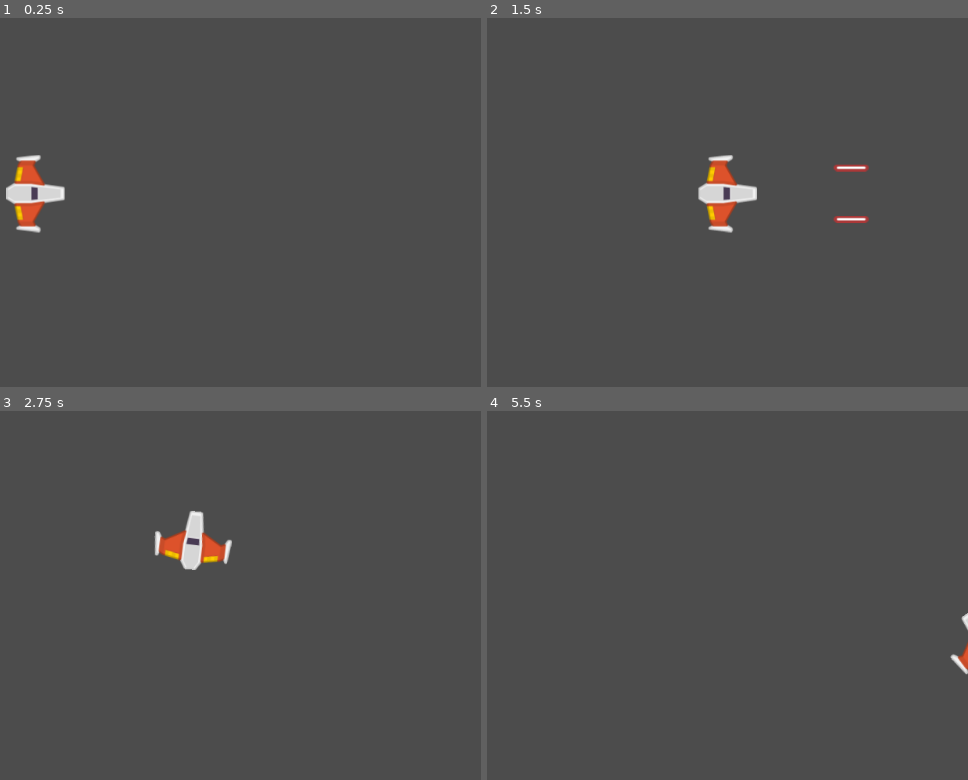
Above: before the commit, frames 1-4 (two rows, left to right).
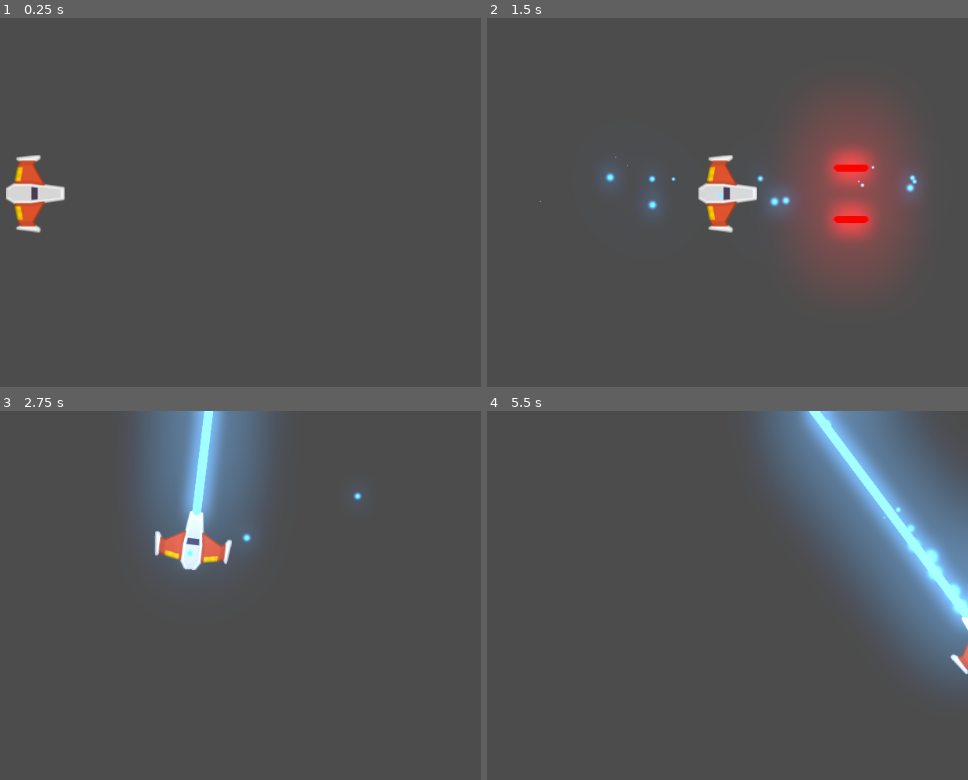
Above: after the commit, the same moments.

Repository: Raizu548/Meteoritos_Juegos
Game: Godot game, scene res://Juego/Niveles/NivelTest.tscn
Same seed, same stepped clock (60 frames per second), same inputs: the game is played once before the commit and once after it.
Inputs:
- Up to frame 1 (0.25 s): no input
- Up to frame 2 (1.5 s): tap Enter at 0.5 s; hold W (mover_adelante) 0.53-1.28 s; hold K (disparo_secundario, bound only after the commit) 0.53-1.28 s; hold S (mover_atras) from 1.28 s (still down); tap J (disparo_principal) at 1.35 s
- Up to frame 3 (2.75 s): tap K (disparo_secundario, bound only after the commit) at 1.55, 2.3 s; release S (mover_atras) at 2.03 s; hold W (mover_adelante) from 2.03 s (still down); hold A (rotar_antihorario) from 2.03 s (still down)
- Up to frame 4 (5.5 s): release A (rotar_antihorario) at 2.78 s; tap D (rotar_horario) at 2.85 s; tap K (disparo_secundario, bound only after the commit) at 3.05, 4.35 s; release W (mover_adelante) at 3.53 s; hold K (disparo_secundario, bound only after the commit) 3.53-4.28 s; hold S (mover_atras) from 3.53 s (still down); tap Space at 4.25 s; hold K (disparo_secundario, bound only after the commit) from 5.03 s (still down); tap J (disparo_principal) at 5.1 s

The runs differ from the first frame. In frame 2, 11% of the frame differs, in the area x 10-90%, y 23-73%; in frame 3, 10%; in frame 4, 20%, in the area x 56-100%, y 0-75%.

Commit message:
Laser y modi. Enviroment
- Se agrego el arma secundario
- Se modifico el default_env
- Se agrego el efecto Grow
- Se modifico el script Player para agregar el laser

Diff:
--- a/Juego/Naves/Player/Player.gd
+++ b/Juego/Naves/Player/Player.gd
@@ -11,9 +11,18 @@
 
 ## Atributos onready
 onready var canion: Canion = $Canion
+onready var laser: RayoLaser = $LaserBeam2D
 
 
 ## Metodos
+func _unhandled_input(event: InputEvent) -> void:
+	# Disparo Rayo
+	if event.is_action_pressed("disparo_secundario"):
+		laser.set_is_casting(true)
+
+	if event.is_action_released("disparo_secundario"):
+		laser.set_is_casting(false)
+
 func _integrate_forces(state: Physics2DDirectBodyState) -> void:
 	apply_torque_impulse(dir_rotacion * potencia_rotacion)
 	apply_central_impulse(empuje.rotated(rotation))
--- a/Juego/Naves/Player/Player.tscn
+++ b/Juego/Naves/Player/Player.tscn
@@ -1,8 +1,9 @@
-[gd_scene load_steps=5 format=2]
+[gd_scene load_steps=6 format=2]
 
 [ext_resource path="res://Juego/Naves/Player/player_orange.png" type="Texture" id=1]
 [ext_resource path="res://Juego/Naves/Player/Player.gd" type="Script" id=2]
 [ext_resource path="res://Juego/Proyectiles/Canion.tscn" type="PackedScene" id=3]
+[ext_resource path="res://Juego/Proyectiles/Laser/LaserBeam2D.tscn" type="PackedScene" id=4]
 
 [sub_resource type="CapsuleShape2D" id=1]
 radius = 35.0
@@ -26,4 +27,7 @@
 [node name="PuntoDerecho" parent="Canion" index="1"]
 position = Vector2( -1, 33 )
 
+[node name="LaserBeam2D" parent="." instance=ExtResource( 4 )]
+position = Vector2( 38, 0 )
+
 [editable path="Canion"]
--- a/Juego/Niveles/NivelTest.tscn
+++ b/Juego/Niveles/NivelTest.tscn
@@ -1,8 +1,9 @@
-[gd_scene load_steps=4 format=2]
+[gd_scene load_steps=5 format=2]
 
 [ext_resource path="res://Juego/Naves/Player/Player.tscn" type="PackedScene" id=1]
 [ext_resource path="res://Juego/Naves/Player/MAterialFisico.tres" type="PhysicsMaterial" id=2]
 [ext_resource path="res://Juego/Niveles/Nivel.gd" type="Script" id=3]
+[ext_resource path="res://default_env.tres" type="Environment" id=4]
 
 [node name="NivelTest" type="Node2D"]
 script = ExtResource( 3 )
@@ -14,3 +15,6 @@
 can_sleep = false
 linear_damp = 2.0
 angular_damp = 4.0
+
+[node name="WorldEnvironment" type="WorldEnvironment" parent="."]
+environment = ExtResource( 4 )
--- /dev/null
+++ b/Juego/Proyectiles/Laser/LaserBeam2D.gd
@@ -0,0 +1,87 @@
+# Casts a laser along a raycast, emitting particles on the impact point.
+# Use `is_casting` to make the laser fire and stop.
+# You can attach it to a weapon or a ship; the laser will rotate with its parent.
+class_name RayoLaser
+extends RayCast2D
+
+# Speed at which the laser extends when first fired, in pixels per seconds.
+export var cast_speed := 7000.0
+# Maximum length of the laser in pixels.
+export var max_length := 1400.0
+# Base duration of the tween animation in seconds.
+export var growth_time := 0.1
+
+# If `true`, the laser is firing.
+# It plays appearing and disappearing animations when it's not animating.
+# See `appear()` and `disappear()` for more information.
+var is_casting := false setget set_is_casting
+
+onready var fill := $FillLine2D
+onready var tween := $Tween
+onready var casting_particles := $CastingParticles2D
+onready var collision_particles := $CollisionParticles2D
+onready var beam_particles := $BeamParticles2D
+
+onready var line_width: float = fill.width
+
+onready var laser_sfx: AudioStreamPlayer2D = $LaserSFX
+
+
+func _ready() -> void:
+	set_physics_process(false)
+	fill.points[1] = Vector2.ZERO
+
+
+func _physics_process(delta: float) -> void:
+	cast_to = (cast_to + Vector2.RIGHT * cast_speed * delta).clamped(max_length)
+	cast_beam()
+
+
+func set_is_casting(cast: bool) -> void:
+	is_casting = cast
+
+	if is_casting:
+		laser_sfx.play()
+		cast_to = Vector2.ZERO
+		fill.points[1] = cast_to
+		appear()
+	else:
+		laser_sfx.stop()
+		collision_particles.emitting = false
+		disappear()
+
+	set_physics_process(is_casting)
+	beam_particles.emitting = is_casting
+	casting_particles.emitting = is_casting
+
+
+# Controls the emission of particles and extends the Line2D to `cast_to` or the ray's
+# collision point, whichever is closest.
+func cast_beam() -> void:
+	var cast_point := cast_to
+
+	force_raycast_update()
+	collision_particles.emitting = is_colliding()
+
+	if is_colliding():
+		cast_point = to_local(get_collision_point())
+		collision_particles.global_rotation = get_collision_normal().angle()
+		collision_particles.position = cast_point
+
+	fill.points[1] = cast_point
+	beam_particles.position = cast_point * 0.5
+	beam_particles.process_material.emission_box_extents.x = cast_point.length() * 0.5
+
+
+func appear() -> void:
+	if tween.is_active():
+		tween.stop_all()
+	tween.interpolate_property(fill, "width", 0, line_width, growth_time * 2)
+	tween.start()
+
+
+func disappear() -> void:
+	if tween.is_active():
+		tween.stop_all()
+	tween.interpolate_property(fill, "width", fill.width, 0, growth_time)
+	tween.start()
--- /dev/null
+++ b/Juego/Proyectiles/Laser/LaserBeam2D.tscn
@@ -0,0 +1,116 @@
+[gd_scene load_steps=13 format=2]
+
+[ext_resource path="res://Juego/Proyectiles/Laser/LaserBeam2D.gd" type="Script" id=1]
+[ext_resource path="res://Juego/Proyectiles/Laser/glowing_circle.png" type="Texture" id=2]
+[ext_resource path="res://Juego/Proyectiles/Laser/laser.ogg" type="AudioStream" id=3]
+
+[sub_resource type="Gradient" id=1]
+offsets = PoolRealArray( 0.582915, 1 )
+colors = PoolColorArray( 1, 1, 1, 1, 1, 1, 1, 0 )
+
+[sub_resource type="GradientTexture" id=2]
+gradient = SubResource( 1 )
+
+[sub_resource type="Curve" id=3]
+_data = [ Vector2( 0.518072, 1 ), 0.0, -3.53434, 0, 0, Vector2( 1, 0 ), 0.0, 0.0, 0, 0 ]
+
+[sub_resource type="CurveTexture" id=4]
+curve = SubResource( 3 )
+
+[sub_resource type="ParticlesMaterial" id=5]
+flag_disable_z = true
+gravity = Vector3( 0, 0, 0 )
+initial_velocity = 100.0
+orbit_velocity = 0.0
+orbit_velocity_random = 0.0
+scale = 0.5
+scale_curve = SubResource( 4 )
+color_ramp = SubResource( 2 )
+
+[sub_resource type="Curve" id=6]
+_data = [ Vector2( 0, 0 ), 0.0, 0.0, 0, 0, Vector2( 0.503614, 0.957505 ), 0.0, 0.0, 0, 0, Vector2( 1, 0 ), 0.0, 0.0, 0, 0 ]
+
+[sub_resource type="CurveTexture" id=7]
+curve = SubResource( 6 )
+
+[sub_resource type="ParticlesMaterial" id=8]
+emission_shape = 2
+emission_box_extents = Vector3( 60, 20, 1 )
+flag_align_y = true
+flag_disable_z = true
+direction = Vector3( -1, 0, 0 )
+spread = 0.0
+gravity = Vector3( 0, 0, 0 )
+initial_velocity = 30.0
+orbit_velocity = 0.0
+orbit_velocity_random = 0.0
+tangential_accel = 100.0
+tangential_accel_random = 1.0
+scale = 0.3
+scale_curve = SubResource( 7 )
+
+[sub_resource type="ParticlesMaterial" id=9]
+flag_disable_z = true
+spread = 50.0
+gravity = Vector3( 0, 0, 0 )
+initial_velocity = 300.0
+orbit_velocity = 0.0
+orbit_velocity_random = 0.0
+scale = 0.5
+scale_curve = SubResource( 4 )
+color_ramp = SubResource( 2 )
+
+[node name="LaserBeam2D" type="RayCast2D"]
+enabled = true
+cast_to = Vector2( 0, 0 )
+script = ExtResource( 1 )
+
+[node name="FillLine2D" type="Line2D" parent="."]
+modulate = Color( 1.5, 1.5, 1.5, 1 )
+points = PoolVector2Array( 0, 0, 100, 0 )
+default_color = Color( 0.301961, 0.65098, 1, 1 )
+texture_mode = 2
+joint_mode = 2
+begin_cap_mode = 2
+end_cap_mode = 2
+sharp_limit = 8.0
+antialiased = true
+
+[node name="CastingParticles2D" type="Particles2D" parent="."]
+modulate = Color( 1.5, 1.5, 1.5, 1 )
+show_behind_parent = true
+emitting = false
+lifetime = 0.3
+visibility_rect = Rect2( 0, -18.722, 29.6756, 38.4841 )
+local_coords = false
+process_material = SubResource( 5 )
+texture = ExtResource( 2 )
+
+[node name="BeamParticles2D" type="Particles2D" parent="."]
+modulate = Color( 1.5, 1.5, 1.5, 1 )
+emitting = false
+amount = 50
+preprocess = 1.0
+randomness = 1.0
+visibility_rect = Rect2( -2500, -2500, 5000, 5000 )
+local_coords = false
+draw_order = 1
+process_material = SubResource( 8 )
+texture = ExtResource( 2 )
+
+[node name="CollisionParticles2D" type="Particles2D" parent="."]
+modulate = Color( 1.5, 1.5, 1.5, 1 )
+show_behind_parent = true
+emitting = false
+amount = 16
+lifetime = 0.3
+visibility_rect = Rect2( -2500, -2500, 5000, 5000 )
+local_coords = false
+process_material = SubResource( 9 )
+texture = ExtResource( 2 )
+
+[node name="Tween" type="Tween" parent="."]
+
+[node name="LaserSFX" type="AudioStreamPlayer2D" parent="."]
+stream = ExtResource( 3 )
+bus = "SFX"
--- a/Juego/Proyectiles/Proyectil.tscn
+++ b/Juego/Proyectiles/Proyectil.tscn
@@ -11,6 +11,7 @@
 script = ExtResource( 2 )
 
 [node name="Sprite" type="Sprite" parent="."]
+modulate = Color( 2, 0, 0, 1 )
 rotation = 1.5708
 scale = Vector2( 1, 1.2 )
 texture = ExtResource( 1 )
--- /dev/null
+++ b/default_bus_layout.tres
@@ -0,0 +1,9 @@
+[gd_resource type="AudioBusLayout" format=2]
+
+[resource]
+bus/1/name = "SFX"
+bus/1/solo = false
+bus/1/mute = false
+bus/1/bypass_fx = false
+bus/1/volume_db = 0.0
+bus/1/send = "Master"
--- a/default_env.tres
+++ b/default_env.tres
@@ -3,5 +3,9 @@
 [sub_resource type="ProceduralSky" id=1]
 
 [resource]
-background_mode = 2
+background_mode = 4
 background_sky = SubResource( 1 )
+glow_enabled = true
+glow_intensity = 0.6
+glow_blend_mode = 0
+glow_bicubic_upscale = true
--- a/project.godot
+++ b/project.godot
@@ -28,12 +28,18 @@
 "class": "Proyectil",
 "language": "GDScript",
 "path": "res://Juego/Proyectiles/Proyectil.gd"
+}, {
+"base": "RayCast2D",
+"class": "RayoLaser",
+"language": "GDScript",
+"path": "res://Juego/Proyectiles/Laser/LaserBeam2D.gd"
 } ]
 _global_script_class_icons={
 "Canion": "",
 "Nivel": "",
 "Player": "",
-"Proyectil": ""
+"Proyectil": "",
+"RayoLaser": ""
 }
 
 [application]
@@ -75,6 +81,13 @@
 disparo_principal={
 "deadzone": 0.5,
 "events": [ Object(InputEventKey,"resource_local_to_scene":false,"resource_name":"","device":0,"alt":false,"shift":false,"control":false,"meta":false,"command":false,"pressed":false,"scancode":0,"physical_scancode":74,"unicode":0,"echo":false,"script":null)
+, Object(InputEventMouseButton,"resource_local_to_scene":false,"resource_name":"","device":0,"alt":false,"shift":false,"control":false,"meta":false,"command":false,"button_mask":0,"position":Vector2( 0, 0 ),"global_position":Vector2( 0, 0 ),"factor":1.0,"button_index":1,"pressed":false,"doubleclick":false,"script":null)
+ ]
+}
+disparo_secundario={
+"deadzone": 0.5,
+"events": [ Object(InputEventKey,"resource_local_to_scene":false,"resource_name":"","device":0,"alt":false,"shift":false,"control":false,"meta":false,"command":false,"pressed":false,"scancode":0,"physical_scancode":75,"unicode":0,"echo":false,"script":null)
+, Object(InputEventMouseButton,"resource_local_to_scene":false,"resource_name":"","device":0,"alt":false,"shift":false,"control":false,"meta":false,"command":false,"button_mask":0,"position":Vector2( 0, 0 ),"global_position":Vector2( 0, 0 ),"factor":1.0,"button_index":2,"pressed":false,"doubleclick":false,"script":null)
  ]
 }
 
Binary file added: Juego/Proyectiles/Laser/glowing_circle.png
Not shown, added: Juego/Proyectiles/Laser/glowing_circle.png.import
Not shown, added: Juego/Proyectiles/Laser/laser.ogg.import
Not shown, added: Juego/Proyectiles/Laser/laser.ogg
